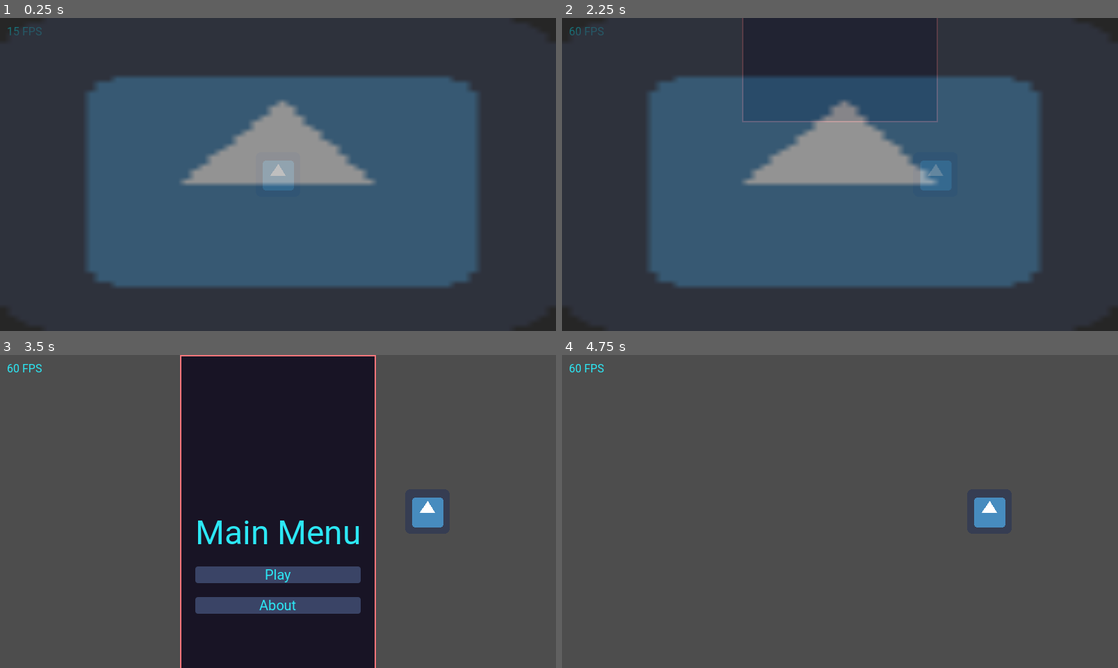
Above: before the commit, frames 1-4 (two rows, left to right).
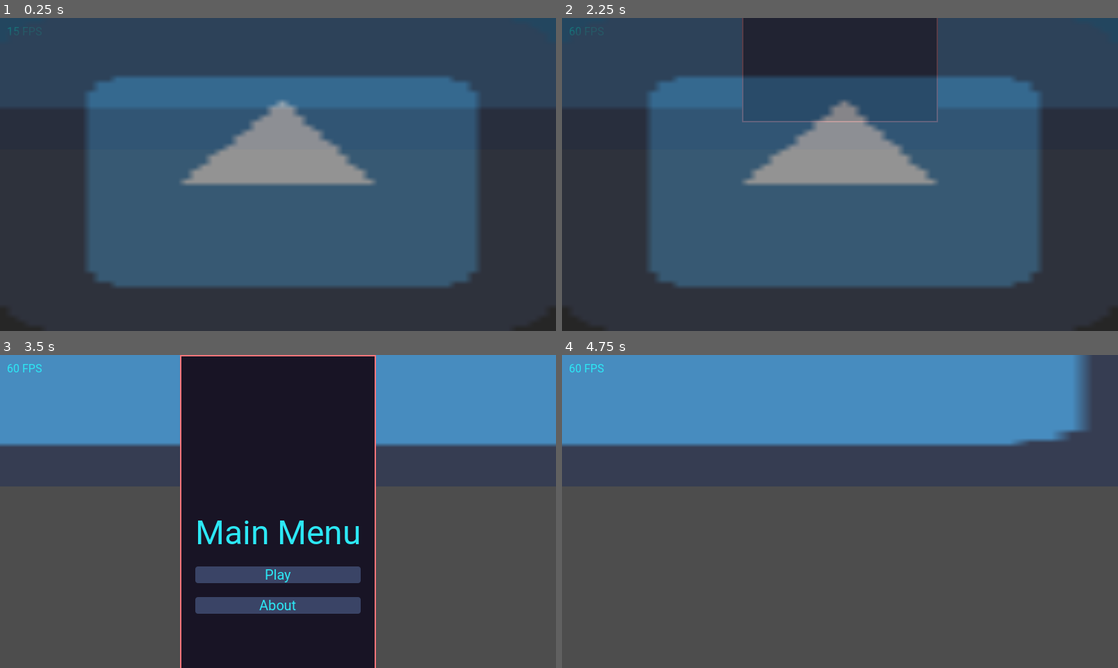
Above: after the commit, the same moments.

Repository: Bloodyaugust/ld-53
Game: Godot game, scene res://scenes/main.tscn
Two runs of this game, one before a commit and one after it. Both use one fixed random seed, a clock stepped at 60 frames per second and the inputs below. The engine's default icon, where the game draws it, is replaced by a stand-in: a white triangle on a blue panel in a dark square.
Inputs (mouse positions are in pixels of both pictures, inside the frame that each line leads up to):
- Up to frame 1 (0.25 s): no input
- Up to frame 2 (2.25 s): tap Enter at 0.5, 2 s; move the mouse to (962, 158) at 0.52 s; hold D (move_right) 0.53-1.25 s; click (962, 158) at 0.67 s; tap Space at 1.25 s; drag from (728, 190) to (812, 237) at 1.27 s; move the mouse to (895, 105) at 2.02 s; hold D (move_right) from 2.03 s (still down)
- Up to frame 3 (3.5 s): release D (move_right) at 2.75 s; click "Play" at 2.75 s
- Up to frame 4 (4.75 s): click "Play" at 3.5 s; drag from (812, 574) to (673, 464) at 4.27 s

The runs differ from the first frame. In frame 1, 29% of the frame differs, in the area x 0-100%, y 0-56%; in frame 2, 19%; in frame 3, 19%; in frame 4, 28%.

Commit message:
Add basic Player behavior
- Add BackgroundChunks and ChunkController

Player can jump and doublejump, chunks are generated so 3 are always active, moving with player speed.
Player speed scales with time.

Diff:
--- /dev/null
+++ b/actors/BackgroundChunk.gd
@@ -0,0 +1,4 @@
+extends Node2D
+
+func _process(delta):
+  position = position + Vector2(-Store.state.move_speed * delta, 0.0)
--- /dev/null
+++ b/actors/BackgroundChunks/Chunk-1.tscn
@@ -0,0 +1,12 @@
+[gd_scene load_steps=3 format=3 uid="uid://dkebah7fnyvlo"]
+
+[ext_resource type="Script" path="res://actors/BackgroundChunk.gd" id="1_4ij4h"]
+[ext_resource type="Texture2D" uid="uid://4typrc2p2rra" path="res://icon.png" id="1_ktsqr"]
+
+[node name="BackgroundChunk" type="Node2D"]
+script = ExtResource("1_4ij4h")
+
+[node name="Sprite2D" type="Sprite2D" parent="."]
+position = Vector2(-6.10352e-05, -248)
+scale = Vector2(29.9375, 6.625)
+texture = ExtResource("1_ktsqr")
--- a/actors/Player.gd
+++ b/actors/Player.gd
@@ -1,10 +1,50 @@
 extends Sprite2D
+
+enum STATES {
+  RUNNING,
+  JUMPING,
+  DOUBLEJUMPING,
+  TRIPPING,
+  DRIVING,
+}
 
 @export var data: PlayerData
 
+var _state: STATES = STATES.RUNNING
+var _time_running: float = 0.0
+var _tween: Tween
+
+func _jump() -> void:
+  if _tween:
+    _tween.kill()
+
+  _tween = get_tree().create_tween().set_trans(Tween.TRANS_CUBIC)
+
+  match _state:
+    STATES.RUNNING:
+      _state = STATES.JUMPING
+    STATES.JUMPING:
+      _state = STATES.DOUBLEJUMPING
+
+  _tween.tween_property(self, "position", Vector2(position.x, position.y - 80.0), 0.25)
+
+  match _state:
+    STATES.JUMPING:
+      _tween.tween_property(self, "position", Vector2(position.x, 0), 0.25)
+    STATES.DOUBLEJUMPING:
+      _tween.tween_property(self, "position", Vector2(position.x, 0), 0.5)
+
+  _tween.tween_callback(func(): _state = STATES.RUNNING)
+
 func _process(delta):
-  var _movement_input: Vector2 = Vector2(Input.get_axis("move_left", "move_right"), Input.get_axis("move_up", "move_down")).normalized()
+  _time_running = clampf(_time_running + delta, 0.0, data.time_to_max_move_speed)
 
-  var _movement: Vector2 = _movement_input * delta * data.move_speed
+  Store.state.move_speed = data.max_move_speed * (_time_running / data.time_to_max_move_speed)
 
-  global_position = global_position + _movement
+  match _state:
+    STATES.RUNNING:
+      if Input.is_action_just_pressed("move_up"):
+        _jump()
+    STATES.JUMPING:
+      if Input.is_action_just_pressed("move_up") && _tween.get_total_elapsed_time() > 0.25 && _tween.get_total_elapsed_time() < 0.35:
+        _jump()
--- a/autoloads/Store.gd
+++ b/autoloads/Store.gd
@@ -8,6 +8,7 @@
 var state: Dictionary = {
   "client_view": ViewController.CLIENT_VIEWS.NONE,
   "game": "",
+  "move_speed": 0.0,
  }
 
 func start_game() -> void:
--- a/data/base_player_data.tres
+++ b/data/base_player_data.tres
@@ -1,8 +1,9 @@
-[gd_resource type="Resource" load_steps=2 format=3 uid="uid://tsqf267nyyx7"]
+[gd_resource type="Resource" script_class="PlayerData" load_steps=2 format=3 uid="uid://tsqf267nyyx7"]
 
 [ext_resource type="Script" path="res://data/player_data.gd" id="1_72stq"]
 
 [resource]
 script = ExtResource("1_72stq")
 health = 5.0
-move_speed = 150.0
+time_to_max_move_speed = 5.0
+max_move_speed = 150.0
--- a/data/player_data.gd
+++ b/data/player_data.gd
@@ -2,4 +2,5 @@
 class_name PlayerData
 
 @export var health: float
-@export var move_speed: float
+@export var time_to_max_move_speed: float
+@export var max_move_speed: float
--- a/project.godot
+++ b/project.godot
@@ -25,6 +25,8 @@
 
 [display]
 
+window/size/viewport_width=1920
+window/size/viewport_height=1080
 window/stretch/mode="2d"
 window/dpi/allow_hidpi=false
 
--- a/scenes/main.tscn
+++ b/scenes/main.tscn
@@ -8,10 +8,13 @@
 [ext_resource type="PackedScene" path="res://lib/BetterCam.tscn" id="5"]
 [ext_resource type="Script" path="res://views/Splash.gd" id="6"]
 [ext_resource type="Script" path="res://views/About.gd" id="7_xk6j8"]
+[ext_resource type="PackedScene" uid="uid://dkebah7fnyvlo" path="res://actors/BackgroundChunks/Chunk-1.tscn" id="9_7rlw0"]
+[ext_resource type="Script" path="res://scripts/controllers/ChunkController.gd" id="10_4x66y"]
 
 [node name="Node2D" type="Node2D"]
 
 [node name="Player" parent="." instance=ExtResource("1_4pt6e")]
+position = Vector2(-739, -91)
 
 [node name="UIRoot" type="CanvasLayer" parent="."]
 
@@ -127,3 +130,12 @@
 key_movement = false
 mouse_drag = false
 zoom_max = 1.0
+
+[node name="BackgroundChunks" type="Node2D" parent="."]
+unique_name_in_owner = true
+z_index = -2
+
+[node name="BackgroundChunk" parent="BackgroundChunks" instance=ExtResource("9_7rlw0")]
+
+[node name="ChunkController" type="Node2D" parent="."]
+script = ExtResource("10_4x66y")
--- /dev/null
+++ b/scripts/controllers/ChunkController.gd
@@ -0,0 +1,30 @@
+extends Node2D
+
+const CHUNKS_GENERATED: int = 3
+
+@onready var _background_chunks_container: Node2D = %BackgroundChunks
+
+var _background_chunk_scenes: Array
+
+func _process(delta):
+  var _chunks = _background_chunks_container.get_children()
+
+  _chunks.sort_custom(func(a, b): return a.position.x > b.position.x)
+
+  for _chunk in _chunks:
+    if _chunk.position.x <= -1920.0:
+      print("deleting chunk")
+      _chunk.queue_free()
+
+  if _chunks.size() < CHUNKS_GENERATED:
+    print("adding chunk")
+    var _new_chunk = _background_chunk_scenes[0].instantiate()
+
+    _new_chunk.position = Vector2(_chunks[_chunks.size() - 1].position.x + 1920.0, 0.0)
+    _background_chunks_container.add_child(_new_chunk)
+
+func _ready():
+  var _chunk_scenes = DirAccess.get_files_at("res://actors/BackgroundChunks/")
+
+  for _chunk_path in _chunk_scenes:
+    _background_chunk_scenes.append(load("res://actors/BackgroundChunks/" + _chunk_path))
Not shown: 1 places in scenes/main.tscn that only renumber resources
